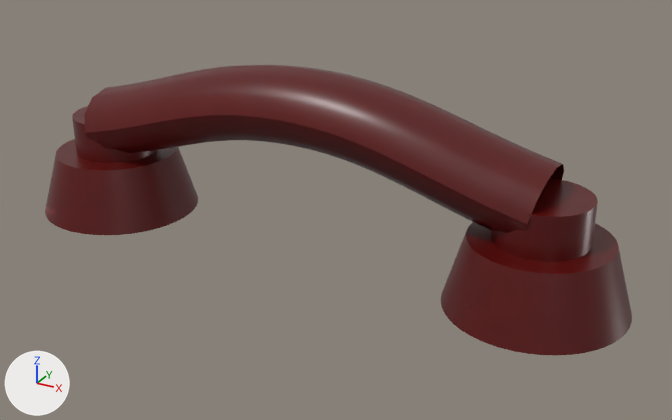
One commit to the glTF model models/living/phone_handset.glb: the scene before it, then after it.
The view is the same before and after, from a camera (50 mm lens) standing at (0.161, -0.269, 0.111) and looking at (0.013, 0.0, -0.023). The lights are fixed; the arrows at lower left show +X, +Y and +Z. The older version comes first. Vertices at exactly the same position are counted once.

The first picture shows 'Handset'.
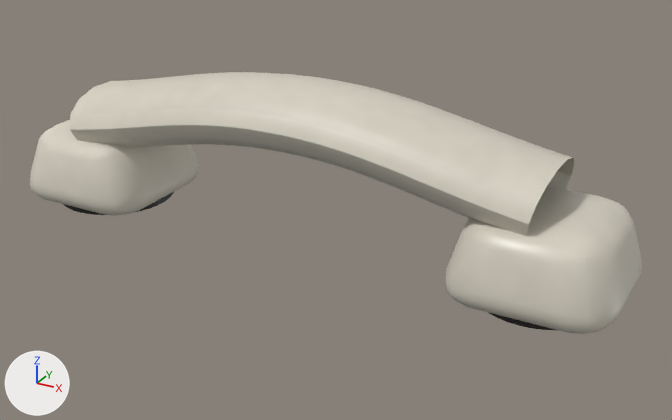
Pixel boxes (x1, y1, x2, y2) of what changed, in the pictures (672 x 420 px):
'Handset', reshaped (10% shorter)
    before: (45, 65, 632, 355)
    after: (30, 72, 642, 334)
part 1 of me_bar, added
    after: (63, 192, 174, 215)
part 2 of me_bar, added (mostly hidden)
    after: (488, 312, 555, 330)
part 3 of me_bar, rebuilt
    before: (84, 65, 564, 233)
    after: (70, 72, 574, 236)
part 4 of me_bar, rebuilt (11% taller)
    before: (441, 222, 632, 355)
    after: (446, 186, 642, 334)
part 5 of me_bar, rebuilt (10% wider)
    before: (45, 139, 198, 235)
    after: (30, 120, 199, 216)
part 6 of me_bar, deleted (brown)
    before: (72, 106, 156, 163)
part 7 of me_bar, deleted (brown)
    before: (491, 178, 598, 262)

Patch to the scene script:
```diff
--- a/models/living/phone_handset.glb.py
+++ b/models/living/phone_handset.glb.py
@@ img_plastic_col @@
+img_plastic_col = load_image('plastic_col', '_unpacked/plastic_col', 1024, 1024, 'sRGB')
@@ img_plastic_rough @@
+img_plastic_rough = load_image('plastic_rough', '_unpacked/plastic_rough', 1024, 1024, 'Non-Color')
@@ mat_plastic @@
+mat_plastic = bpy.data.materials.new('Plastic')
+# uses the picture img_plastic_col
+# uses the picture img_plastic_rough
@@ me_bar @@
 # used by ob_handset; location = (0.0, 0.0, 0.0)
-me_bar.from_pydata(...)  # 876 vertices, 1704 faces; spans x -0.119..0.119, y -0.031..0.031, z -0.043..0.027
-me_bar.materials.append(mat_bakelite)
+me_bar.from_pydata(...)  # 1110 vertices, 2176 faces; spans x -0.118..0.118, y -0.029..0.029, z -0.037..0.022
+# me_bar part 1: a new loose piece, a 40-sided cylinder along z spanning x -0.113..-0.067, y -0.023..0.023, z -0.0375..-0.0355, in mat_grill (picture img_grill)
+# me_bar part 2: a new loose piece, a 40-sided cylinder along z spanning x 0.067..0.113, y -0.023..0.023, z -0.0375..-0.0355, in mat_grill (picture img_grill)
+# me_bar part 3: the loose piece of 396 vertices spanning x -0.091..0.091, y -0.017..0.017, z -0.019..0.027 is rebuilt with 518 vertices and now spans x -0.092..0.092, y -0.022..0.022, z -0.015..0.022, in mat_plastic
+# me_bar part 4: the loose piece of 96 vertices spanning x 0.057..0.119, y -0.031..0.031, z -0.042..-0.018 is rebuilt with 216 vertices and now spans x 0.062..0.118, y -0.029..0.029, z -0.036..-0.006, in mat_plastic
+# me_bar part 5: the loose piece of 96 vertices spanning x -0.119..-0.057, y -0.031..0.031, z -0.042..-0.018 is rebuilt with 216 vertices and now spans x -0.118..-0.062, y -0.029..0.029, z -0.036..-0.006, in mat_plastic
+# me_bar part 6: the loose piece of 64 vertices spanning x -0.104..-0.072, y -0.016..0.016, z -0.029..-0.003 is deleted
+# me_bar part 7: the loose piece of 64 vertices spanning x 0.072..0.104, y -0.016..0.016, z -0.029..-0.003 is deleted
+# other edits to the shape of me_bar do not show in these pictures
 me_bar.materials.append(mat_grill)
+me_bar.materials.append(mat_plastic)
```
